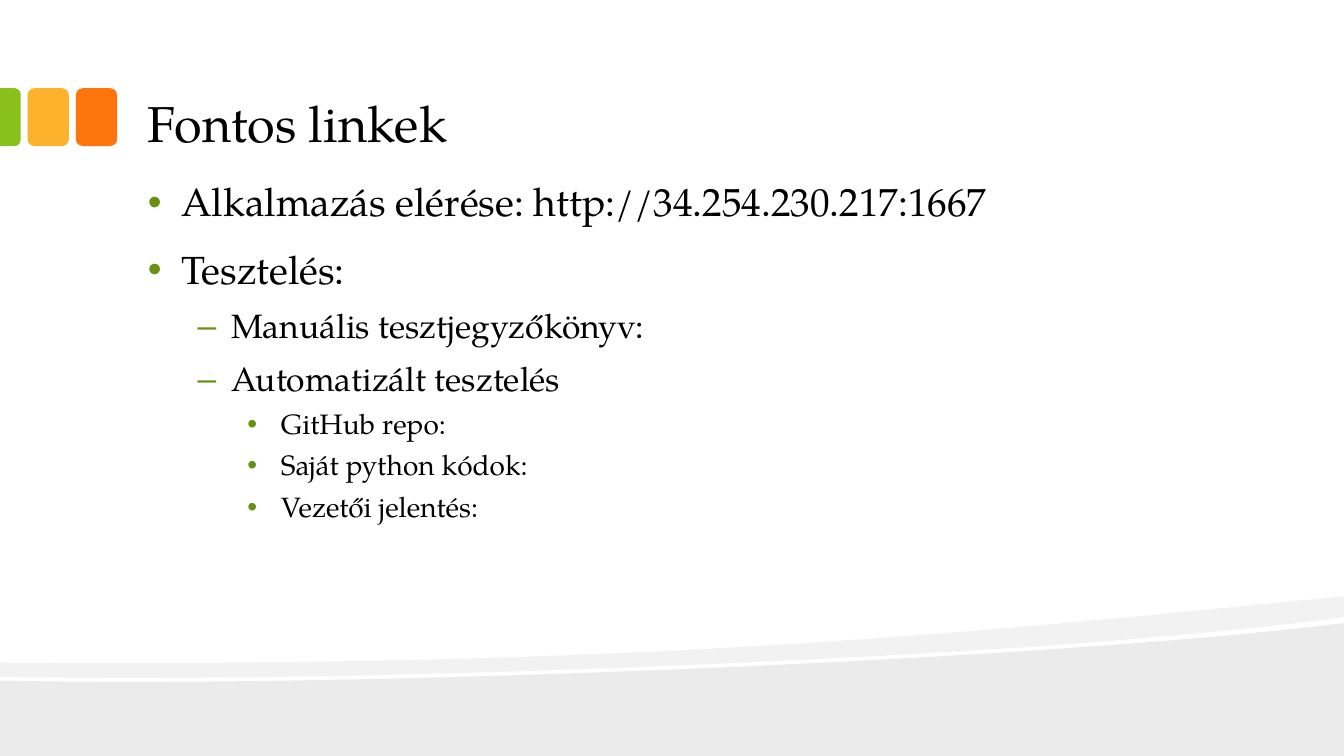
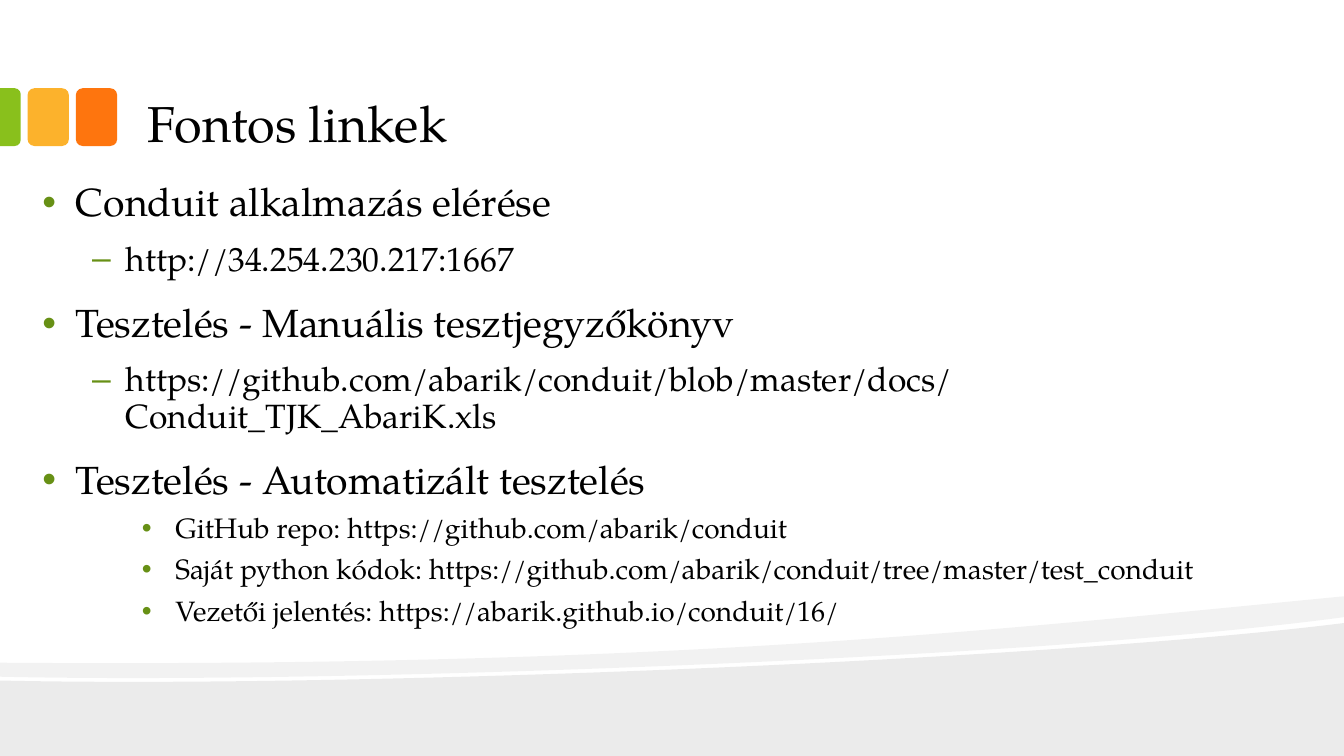
Before and after one commit to abarik/conduit, a slide deck: slide 2 of docs/Conduit_prezentacio_AbariK.pptx. Drawn at 1344x756 pixels with LibreOffice and Linux fonts; fonts in the diff are those of the drawing. Boxes give left, top, right and bottom in pixels: in the first picture for what was removed or moved away, otherwise in the second. Text is boxed around its words. In the diff, an @@ line names an element or a change of style, - is before the commit and + after.

```diff
--- a/docs/Conduit_prezentacio_AbariK.pptx
+++ b/docs/Conduit_prezentacio_AbariK.pptx
@@ text at box(76, 187, 1193, 629): text changed; size 28 to 20 pt @@
-• Alkalmazás elérése: http://34.254.230.217:1667
-• Tesztelés:
-  – Manuális tesztjegyzőkönyv:
-  – Automatizált tesztelés
-    • GitHub repo:
-    • Saját python kódok:
-    • Vezetői jelentés:
+• Conduit alkalmazás elérése
+  – http://34.254.230.217:1667
+• Tesztelés - Manuális tesztjegyzőkönyv
+  – https://github.com/abarik/conduit/blob/master/docs/Conduit_TJK_AbariK.xls
+• Tesztelés - Automatizált tesztelés
+    • GitHub repo: https://github.com/abarik/conduit
+    • Saját python kódok: https://github.com/abarik/conduit/tree/master/test_conduit
+    • Vezetői jelentés: https://abarik.github.io/conduit/16/
```
Also in this commit, not shown: 1 other slide changed, 5 slides added, 9 slides removed, 1 other file.
